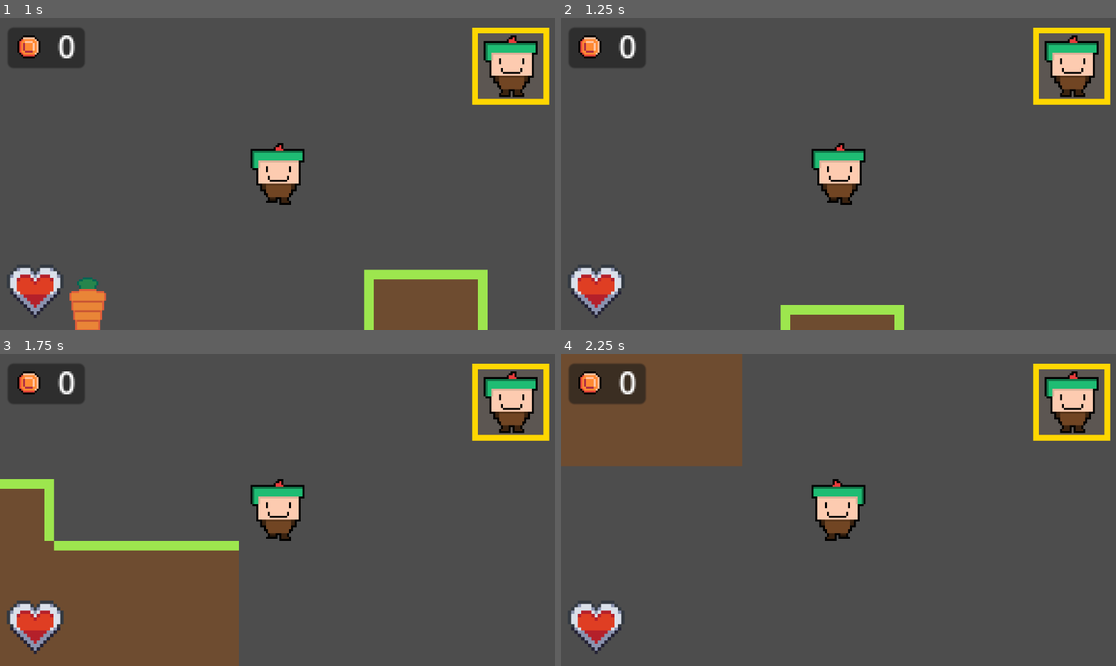
Above: before the commit, frames 1-4 (two rows, left to right).
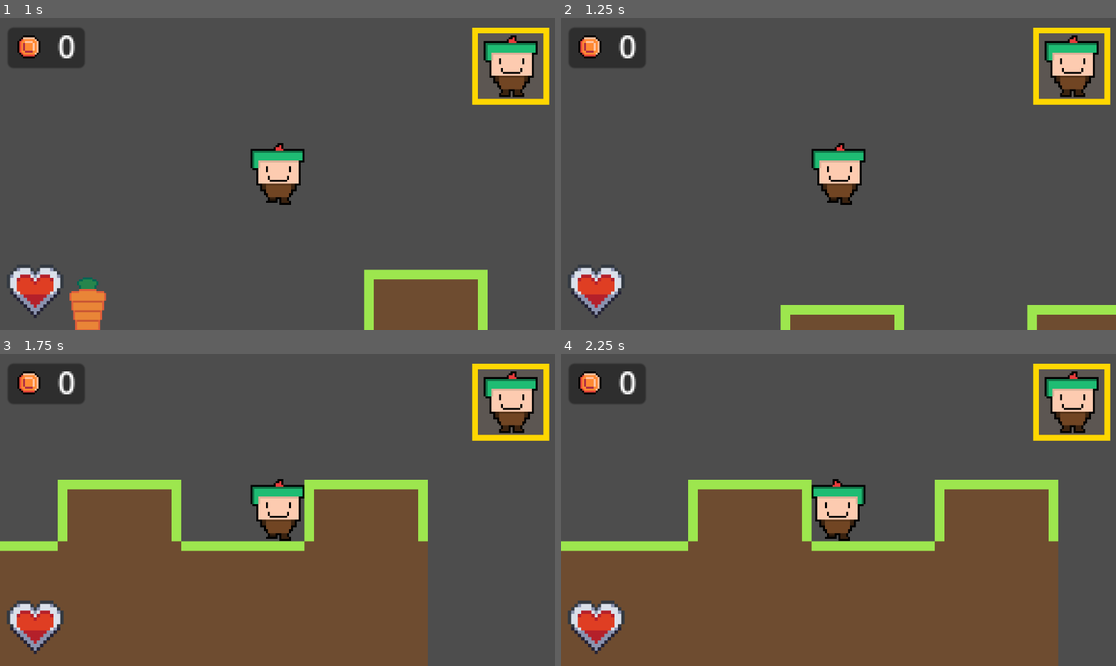
Above: after the commit, the same moments.

Repository: PenguWoodGanon/Path-of-Pablo
Game: Godot game, scene res://Scenes/Levels/dormant_grasslands.tscn
Two runs of this game, one before a commit and one after it. Both use one fixed random seed, a clock stepped at 60 frames per second and the inputs below. This scene is started directly instead of the project's main scene.
Inputs:
- Up to frame 1 (1 s): hold D (right) from 0.53 s (still down); tap C (character_selection) at 0.6 s; tap W (jump) at 0.77 s
- Up to frame 2 (1.25 s): keep holding D (right)
- Up to frame 3 (1.75 s): keep holding D (right); tap - (minus) at 1.35 s; tap W (jump) at 1.52 s
- Up to frame 4 (2.25 s): release D (right) at 2.03 s; hold A (left) from 2.03 s (still down); tap = (plus) at 2.1 s

Frame 1 is identical in both runs. In frame 2, 1.3% of the frame differs, in the area x 83-100%, y 91-100%; in frame 3, 25%; in frame 4, 53%, in the area x 0-90%, y 0-100%.

Commit message:
Edited TileMap for Dormant Grasslands

Diff:
--- a/Godot - Path of Pablo/Scenes/Levels/dormant_grasslands.tscn
+++ b/Godot - Path of Pablo/Scenes/Levels/dormant_grasslands.tscn
@@ -353,7 +353,7 @@
 [node name="TileMap" type="TileMap" parent="."]
 tile_set = SubResource("TileSet_xm3p5")
 format = 2
-layer_0/tile_data = PackedInt32Array(65534, 1, 0, 65535, 1,  …(807 unchanged characters)…  1, 2, 6, 1, 2, 8, 1, 0, 7, 1, 0, 9, 1, 0, 65541, 1, 2, 65540, 1, 2, 131076, 1, 2, 131077, 1, 2, 131078, 1, 2, 131079, 1, 2, 131080, 1, 2, 131081, 1, 2, 65545, 1, 2, 65544, 1, 2, 65543, 1, 2, 65542, 1, 2, -327687, 1, 2, -327686, 1, 2, -327685, 1, 2, -327684, 1, 2, -327683, 196609, 0, -65531, 65537, 1, -65530, 1, 1)
+layer_0/tile_data = PackedInt32Array(65534, 1, 0, 65535, 1,  …(807 unchanged characters)…  1, 2, 6, 1, 2, 8, 1, 0, 7, 1, 0, 9, 1, 2, 65541, 1, 2, 65540, 1, 2, 131076, 1, 2, 131077, 1, 2, 131078, 1, 2, 131079, 1, 2, 131080, 1, 2, 131081, 1, 2, 65545, 1, 2, 65544, 1, 2, 65543, 1, 2, 65542, 1, 2, -327687, 1, 2, -327686, 1, 2, -327685, 1, 2, -327684, 1, 2, -327683, 196609, 0, -65531, 65537, 1, -65530, 1, 1, -65526, 1, 1, -65527, 65537, 1, 10, 1, 2, 65546, 1, 2, 131082, 1, 2)
 
 [node name="Global_Characters" parent="." instance=ExtResource("2_dl4dk")]
 position = Vector2(-20, -20)
--- a/Godot - Path of Pablo/Scenes/game_over.tscn
+++ b/Godot - Path of Pablo/Scenes/game_over.tscn
@@ -3,7 +3,7 @@
 [ext_resource type="Script" uid="uid://d0gowwf7dwlu" path="res://Scripts/game_over.gd" id="1_eoghk"]
 [ext_resource type="AudioStream" uid="uid://bc81e3cp48a11" path="res://Assets/SFX/downer_noise.mp3" id="1_ojehl"]
 [ext_resource type="Texture2D" uid="uid://byfdioshapnor" path="res://Assets/Other/gregory-ligman-brick-02.jpg" id="3_14u15"]
-[ext_resource type="FontFile" uid="uid://bh0yv0k5gdcxw" path="res://Assets/Fonts/Audiowide-Regular.ttf" id="4_j3ryr"]
+[ext_resource type="FontFile" uid="uid://bh0yv0k5gdcxw" path="res://Assets/Audiowide-Regular.ttf" id="4_j3ryr"]
 
 [sub_resource type="StyleBoxFlat" id="StyleBoxFlat_rjluv"]
 bg_color = Color(0.31616732, 0.31616738, 0.31616727, 1)
--- a/Godot - Path of Pablo/Scenes/loading_screen.tscn
+++ b/Godot - Path of Pablo/Scenes/loading_screen.tscn
@@ -3,7 +3,7 @@
 [ext_resource type="Script" uid="uid://cyk3gu07j4u0t" path="res://Scripts/loading_screen.gd" id="1_fayou"]
 [ext_resource type="Texture2D" uid="uid://bqgeqts68l7wg" path="res://Assets/Icons/godot_logo.png" id="1_nfm0g"]
 [ext_resource type="Texture2D" uid="uid://ll38v1rx2o4g" path="res://Assets/Icons/pengugamestudios.png" id="2_fayou"]
-[ext_resource type="FontFile" uid="uid://bh0yv0k5gdcxw" path="res://Assets/Fonts/Audiowide-Regular.ttf" id="3_1godw"]
+[ext_resource type="FontFile" uid="uid://bh0yv0k5gdcxw" path="res://Assets/Audiowide-Regular.ttf" id="3_1godw"]
 [ext_resource type="Texture2D" uid="uid://b3mtndw1g2hvh" path="res://Assets/Players/Pablo/Pablo.png" id="5_1godw"]
 
 [sub_resource type="AtlasTexture" id="AtlasTexture_yisgd"]
--- a/Godot - Path of Pablo/Scenes/main_menu.tscn
+++ b/Godot - Path of Pablo/Scenes/main_menu.tscn
@@ -1,7 +1,7 @@
 [gd_scene load_steps=3 format=3 uid="uid://ca2ubj3avevtt"]
 
 [ext_resource type="Script" uid="uid://nwoxenj4k3b2" path="res://Scripts/main_menu.gd" id="1_48xlc"]
-[ext_resource type="FontFile" uid="uid://bh0yv0k5gdcxw" path="res://Assets/Fonts/Audiowide-Regular.ttf" id="2_48xlc"]
+[ext_resource type="FontFile" uid="uid://bh0yv0k5gdcxw" path="res://Assets/Audiowide-Regular.ttf" id="2_48xlc"]
 
 [node name="Control" type="Control"]
 layout_mode = 3
Not shown, changed: Godot - Path of Pablo/Assets/Fonts/Audiowide-Regular.ttf.import
Not shown, changed: .DS_Store
Not shown, changed: Godot - Path of Pablo/.DS_Store
Not shown, changed: Godot - Path of Pablo/Assets/.DS_Store
